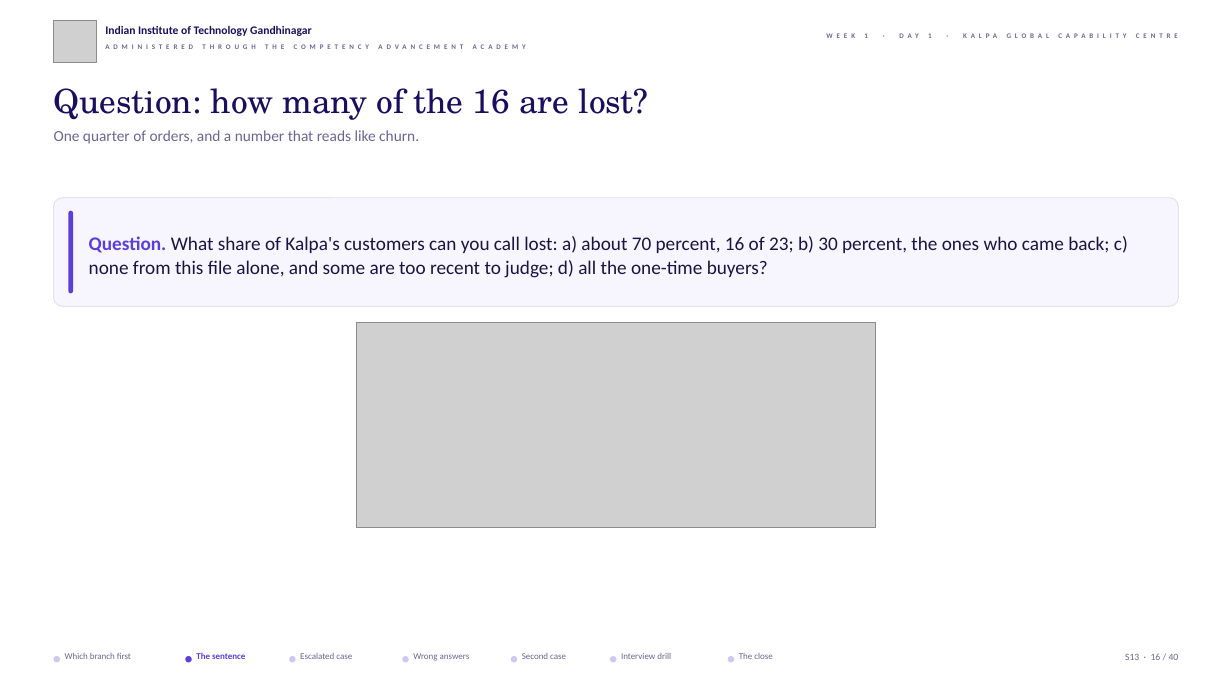
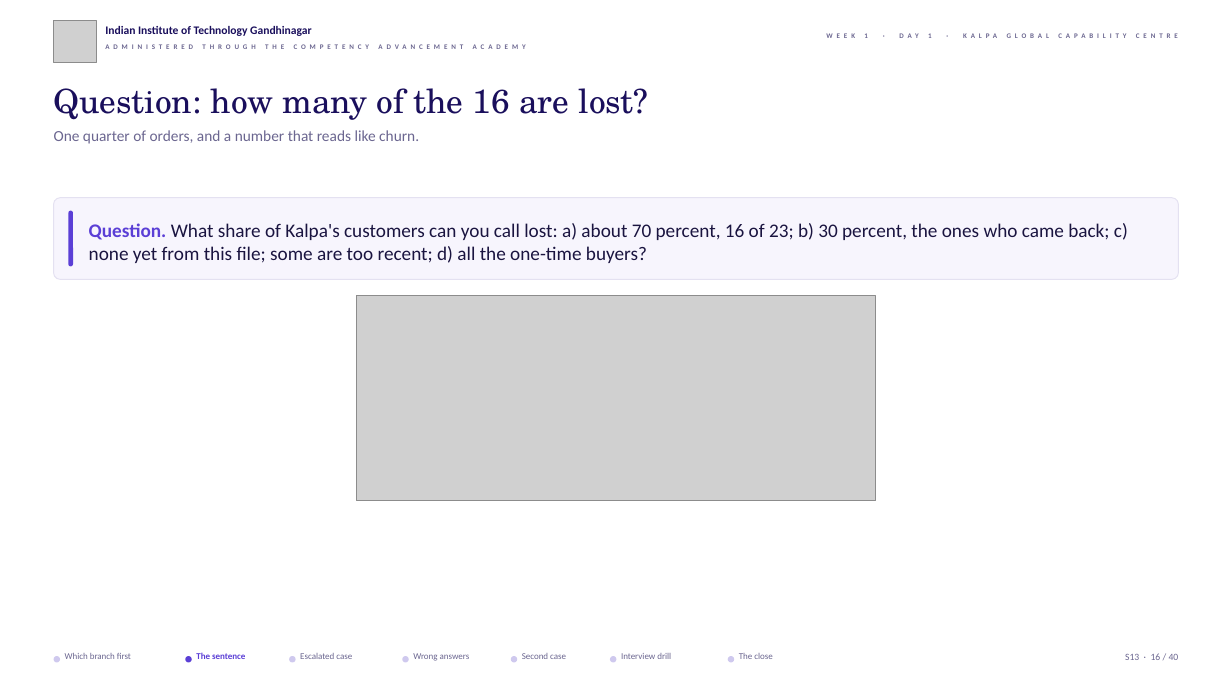
Before and after one commit to fde-academy-lab/c2-content-factory, a slide deck: slide 16 of content/W01/D1/slides/C2_W01_D01_half2_STUDENT.pptx. Drawn at 1232x693 pixels with LibreOffice and Linux fonts; fonts in the diff are those of the drawing; grey boxes stand for pictures; background and template pictures are left out. Boxes give left, top, right and bottom in pixels: in the first picture for what was removed or moved away, otherwise in the second. Text is boxed around its words. In the diff, an @@ line names an element or a change of style, - is before the commit and + after.

```diff
--- a/content/W01/D1/slides/C2_W01_D01_half2_STUDENT.pptx
+++ b/content/W01/D1/slides/C2_W01_D01_half2_STUDENT.pptx
@@ rounded rectangle: place and size @@
-rounded rectangle at [54, 198, 1178, 307]
+rounded rectangle at [54, 198, 1178, 279]
@@ rounded rectangle: place and size @@
-rounded rectangle at [68, 211, 73, 294]
+rounded rectangle at [68, 211, 73, 266]
@@ text at [89, 223, 1128, 263]: text changed @@
-Question. What share of Kalpa's customers can you call lost: a) about 70 percent, 16 of 23; b) 30 percent, the ones who came back; c) none from this file alone, and some are too recent to judge; d) all the one-time buyers?
+Question. What share of Kalpa's customers can you call lost: a) about 70 percent, 16 of 23; b) 30 percent, the ones who came back; c) none yet from this file; some are too recent; d) all the one-time buyers?
@@ picture: place and size @@
-picture at [356, 323, 875, 529]
+picture at [356, 296, 875, 501]
```
Also in this commit, not shown: 4 other slides changed, 16 other files.
